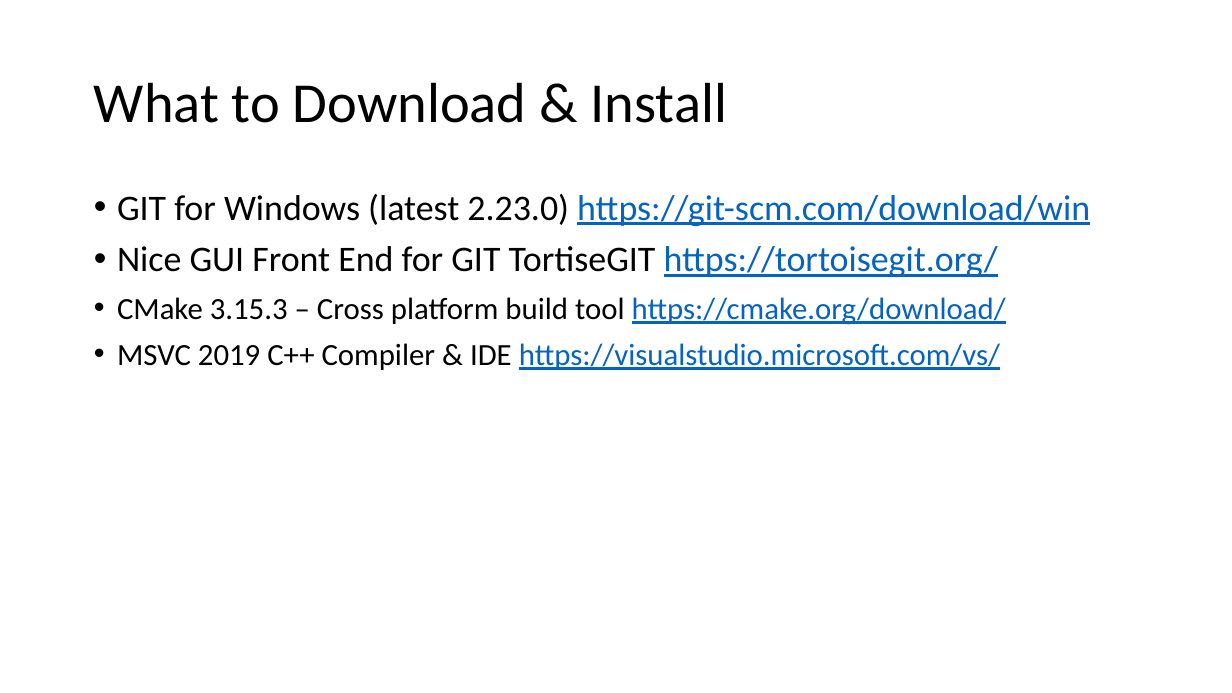
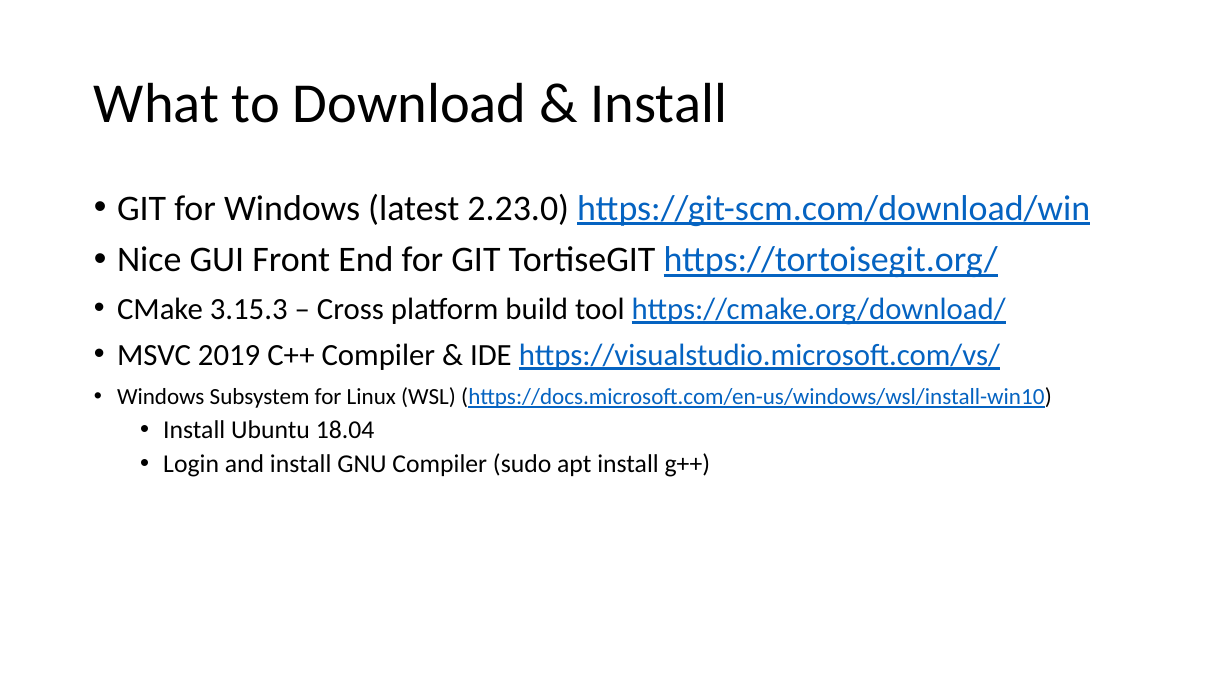
Before and after one commit to mdemore2/CSCE593, a slide deck: slide 10 of lec/00-Setup GIT.pptx. Drawn at 1232x693 pixels with LibreOffice and Linux fonts; fonts in the diff are those of the drawing. Boxes give left, top, right and bottom in pixels: in the first picture for what was removed or moved away, otherwise in the second. Text is boxed around its words. In the diff, an @@ line names an element or a change of style, - is before the commit and + after.

```diff
--- a/lec/00-Setup GIT.pptx
+++ b/lec/00-Setup GIT.pptx
@@ text at (117,387,1052,477): paragraphs added @@
+• Windows Subsystem for Linux (WSL) (https://docs.microsoft.com/en-us/windows/wsl/install-win10)
+  • Install Ubuntu 18.04
+  • Login and install GNU Compiler (sudo apt install g++)
```
Also in this commit, not shown: 2 other slides changed, 4 slides added, 3 other files.
